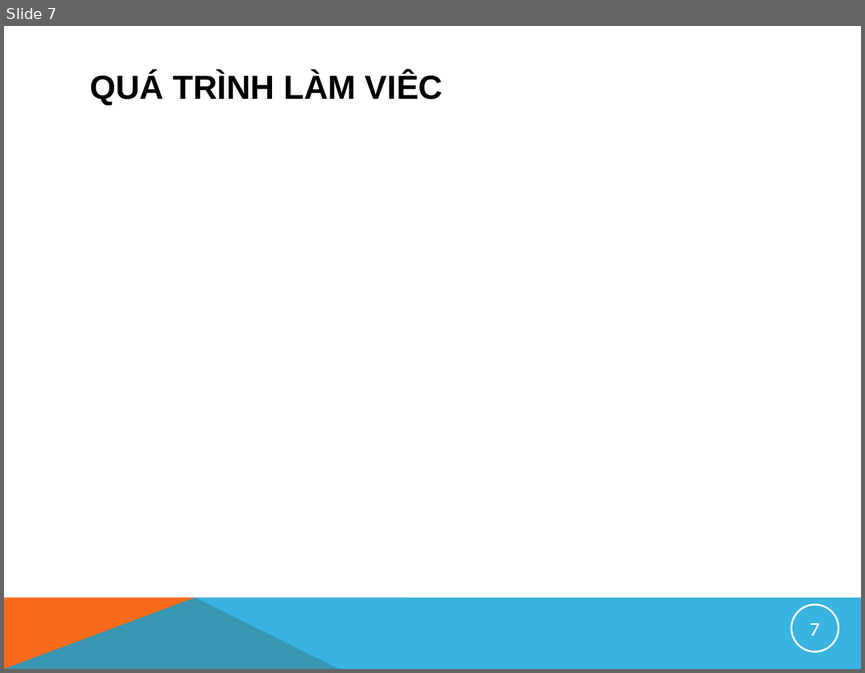
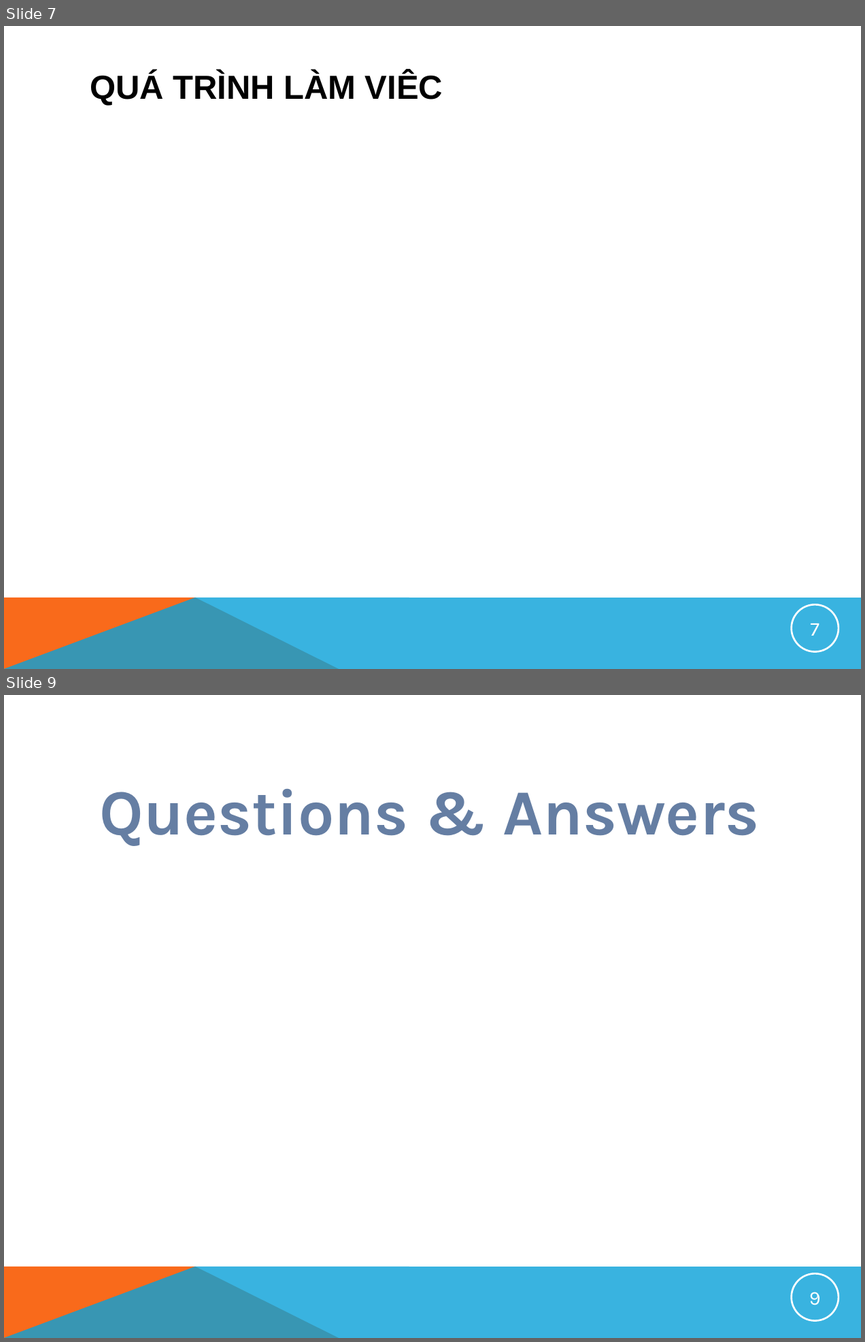
Before and after one commit to HoshikiShiro/Nhom4, a slide deck: Nhom4.pptx. Shown one above the other, each under a label of ours: slide 7 before the commit, slides 7 and 9 after it; the slides between them are not shown. The pictures are 865x673 and 865x1342 pixels, drawn with LibreOffice and Linux fonts; fonts in the diff are those of the drawing; background and template pictures are left out. Boxes give left, top, right and bottom in pixels: in the first picture for what was removed or moved away, otherwise in the second. Text is boxed around its words. In the diff, an @@ line names an element or a change of style, - is before the commit and + after.

```diff
--- a/Nhom4.pptx
+++ b/Nhom4.pptx
@@ slide 9 added at [4, 695, 861, 1338], background picture (left out); not listed: 2 template elements that a slide beside it also shows @@
@@ text added at [99, 789, 759, 846], 54 pt, text gradient #6F86A8 to #657FA4 to #496890, bold @@
+Questions & Answers
@@ page number added at [791, 1273, 838, 1321], outline #FFFFFF 1.5 pt, 16.5 pt, text #FFFFFF @@
+9
```
Also in this commit, not shown: 3 slides changed, 7 other slides added.
